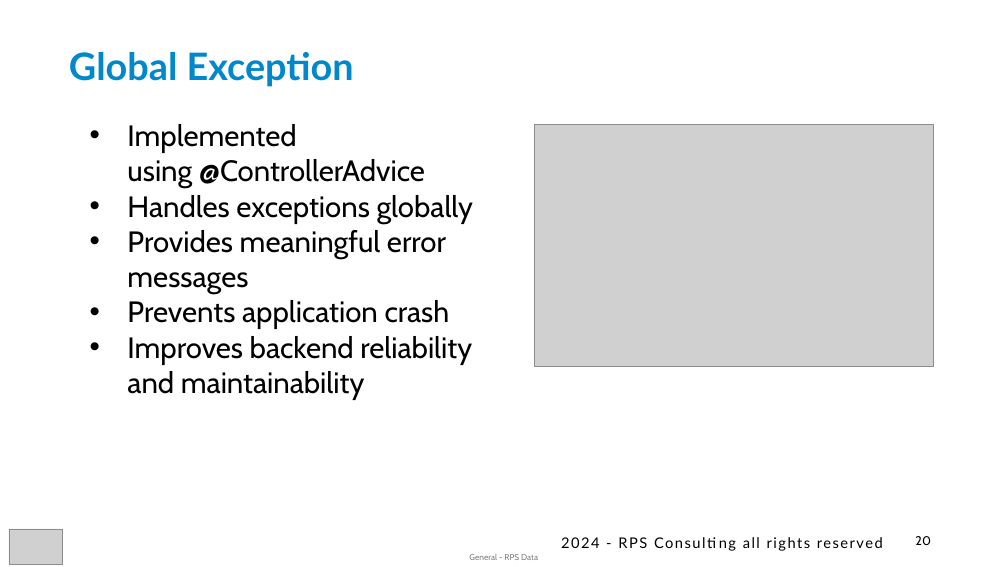
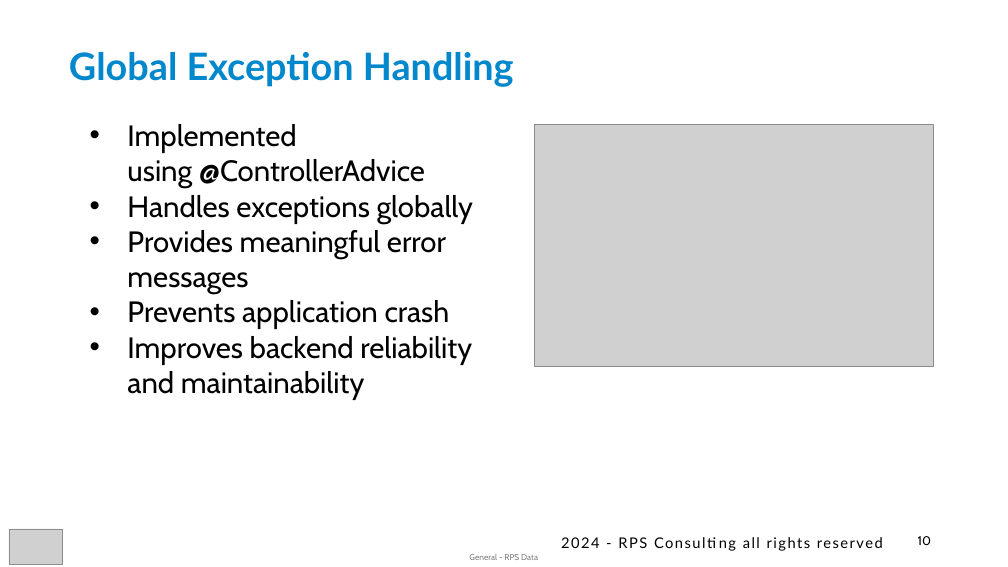
Before and after one commit to varsha21-pr/DoneVia-todo-taskmanager, a slide deck: slide 10 of CP_JAVA_Team 21 PPT.pptx (slide 20 before the commit). Drawn at 1008x567 pixels with LibreOffice and Linux fonts; fonts in the diff are those of the drawing; grey boxes stand for pictures. Boxes give left, top, right and bottom in pixels: in the first picture for what was removed or moved away, otherwise in the second. Text is boxed around its words. In the diff, an @@ line names an element or a change of style, - is before the commit and + after.

```diff
--- a/CP_JAVA_Team 21 PPT.pptx
+++ b/CP_JAVA_Team 21 PPT.pptx
@@ text at (69,52,514,87): text changed @@
-Global Exception
+Global Exception Handling
@@ page number at (918,536,931,545): text changed @@
-20
+10
```
Also in this commit, not shown: 6 other slides changed.
